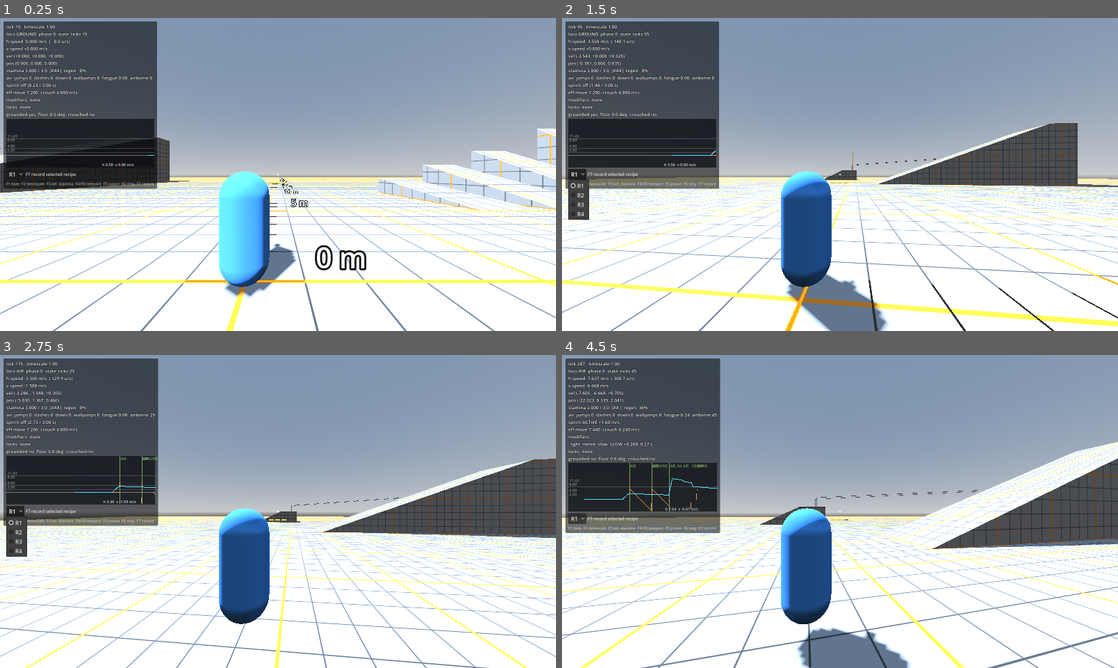
Above: before the commit, frames 1-4 (two rows, left to right).
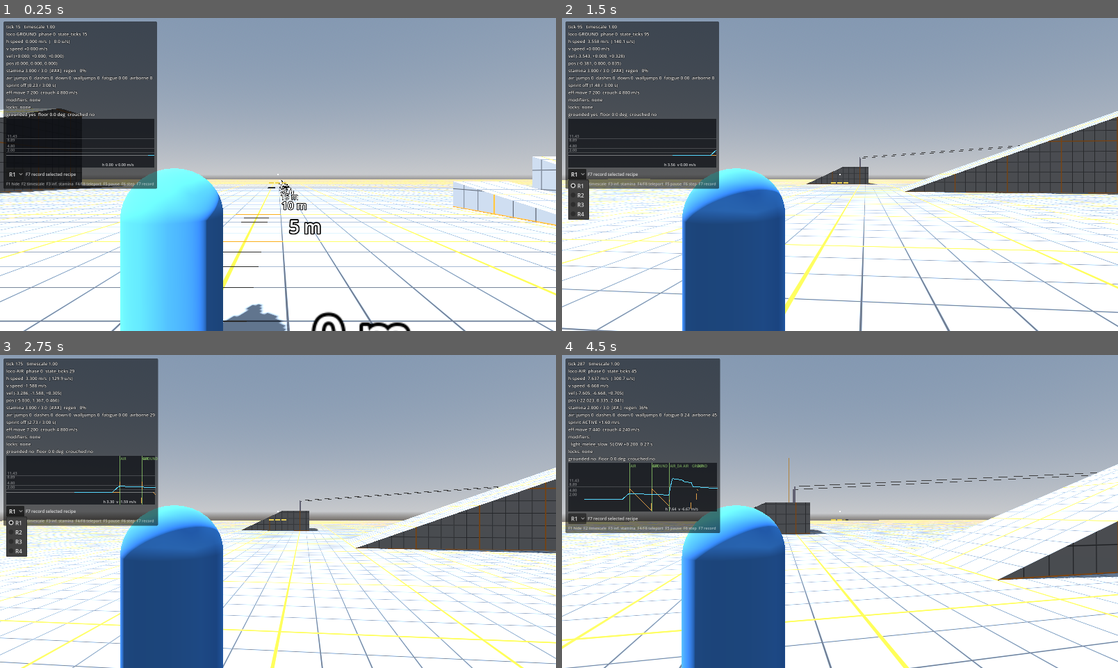
Above: after the commit, the same moments.

Repository: washingtonquan13/deadlock_like
Game: Godot game, scene res://scenes/main/movement_sandbox.tscn
Same seed, same stepped clock (60 frames per second), same inputs: the game is played once before the commit and once after it.
Inputs (mouse positions are in pixels of both pictures, inside the frame that each line leads up to):
- Up to frame 1 (0.25 s): no input
- Up to frame 2 (1.5 s): click "R1" at 0.5 s; tap Enter at 1.25 s; move the mouse to (867, 174) at 1.27 s; hold W (move_forward) from 1.28 s (still down); tap E (ability_1) at 1.35 s
- Up to frame 3 (2.75 s): keep holding W (move_forward); tap Space (jump) at 1.52, 2.27 s; move the mouse to (250, 511) at 2.02 s; tap Ctrl (crouch) at 2.1 s
- Up to frame 4 (4.5 s): keep holding W (move_forward); move the mouse to (851, 505) at 2.77 s; tap Shift (dash) at 2.85 s; move the mouse to (834, 517) at 3.52 s; click (834, 517) at 3.6 s; tap Space (jump) at 3.77 s; move the mouse to (878, 514) at 4.27 s; tap Q (melee_heavy) at 4.35 s

The runs differ from the first frame. In frame 1, 28% of the frame differs, in the area x 0-100%, y 28-100%; in frame 2, 28%; in frame 3, 27%; in frame 4, 31%, in the area x 0-100%, y 27-100%.

Commit message:
Camera: horizontal FOV (KEEP_WIDTH) and measured boom/shoulder offset
Godot's default KEEP_HEIGHT made fov 90 a vertical FOV (~121 deg horizontal at
16:9), exaggerating perceived speed. Boom 2.37 m and right offset 0.88 m from the
driver's camera calibration (~90 u behind, ~35 u right at 14.7 deg pitch).

Co-Authored-By: Claude Opus 5.5 <noreply@anthropic.com>

Diff:
--- a/scenes/player/local_controller.tscn
+++ b/scenes/player/local_controller.tscn
@@ -16,6 +16,7 @@
 script = ExtResource("3_cr")
 
 [node name="Camera3D" type="Camera3D" parent="CameraRig"]
+keep_aspect = 0
 fov = 90.0
 near = 0.05
 
--- a/src/camera/camera_rig.gd
+++ b/src/camera/camera_rig.gd
@@ -4,9 +4,13 @@
 ## eye position and is rotated by the sampler's unquantized view angles. The Camera3D child is
 ## pushed back along the shoulder offset and pulled in by a sphere cast against WORLD.
 
-@export var shoulder_offset: Vector3 = Vector3(0.55, 0.15, 0.0)
-@export var distance: float = 2.6
+# measured session 4 (driver mark calibration, Haze): the game camera sits ~90 u behind and ~35 u right of
+# the hero at 14.7 deg pitch, so a boom of ~93 u = 2.37 m and a right offset of ~35 u = 0.88 m.
+@export var shoulder_offset: Vector3 = Vector3(0.88, 0.15, 0.0)
+@export var distance: float = 2.37
 @export var collision_radius: float = 0.2
+## Horizontal FOV, as Source games specify it (Camera3D is set to KEEP_WIDTH). Godot's default KEEP_HEIGHT
+## would make 90 a vertical FOV, ~121 deg horizontal at 16:9.
 @export var fov_deg: float = 90.0
 ## How fast (fraction of full boom per second) the camera eases back out after being pulled in.
 @export var pull_out_speed: float = 6.0
@@ -28,6 +32,7 @@
 		_camera = Camera3D.new()
 		_camera.name = "Camera3D"
 		add_child(_camera)
+	_camera.keep_aspect = Camera3D.KEEP_WIDTH
 	_camera.fov = fov_deg
 	_camera.near = 0.05
 
